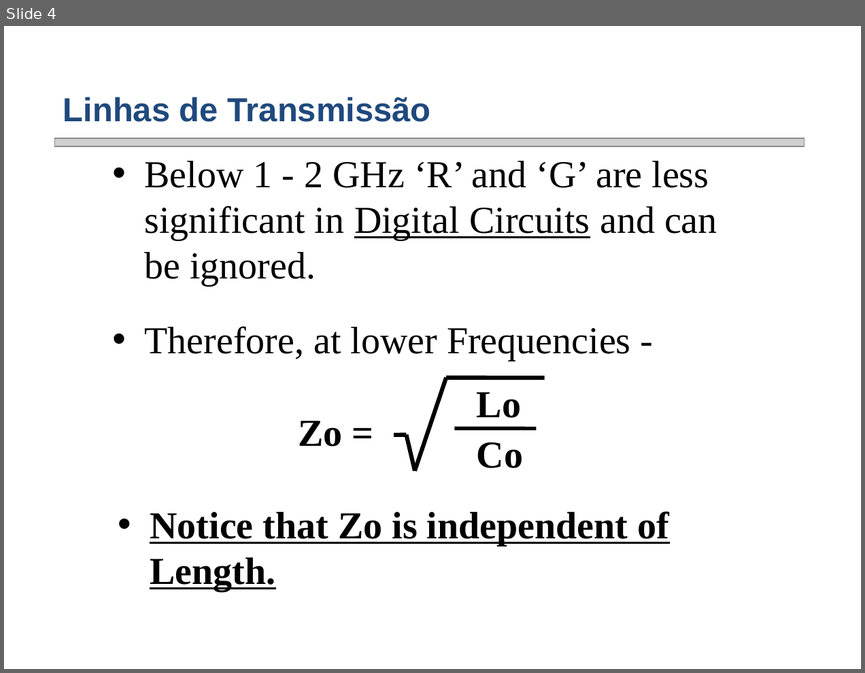
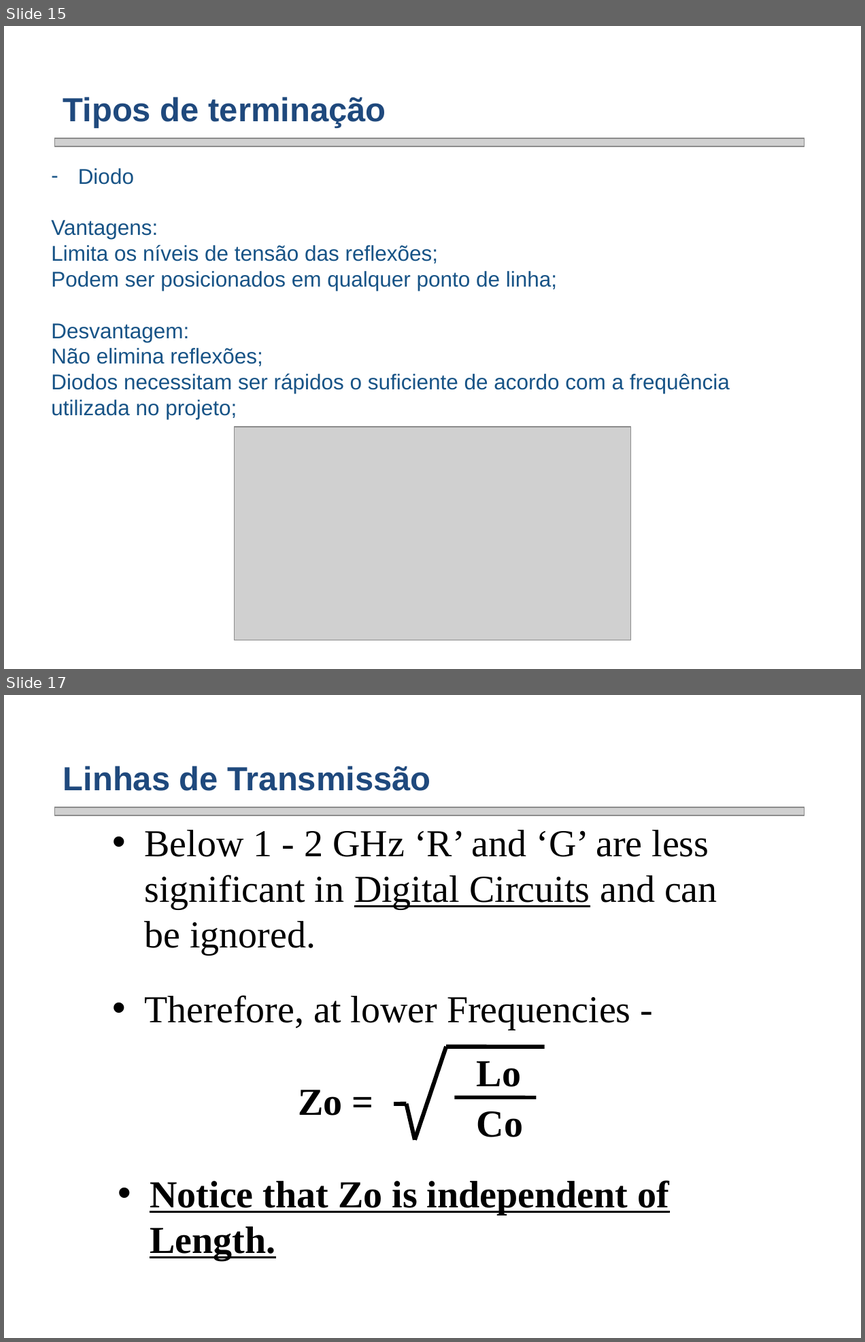
Before and after one commit to smarley2/PSE, a slide deck: Apresentação PSE/Transmission Lines PCB signal Integrity-draft.pptx. Shown one above the other, each under a label of ours: slide 4 before the commit, slides 15 and 17 after it; the slides between them are not shown. The pictures are 865x673 and 865x1342 pixels, drawn with LibreOffice and Linux fonts; fonts in the diff are those of the drawing; grey boxes stand for pictures; background and template pictures are left out. Boxes give left, top, right and bottom in pixels: in the first picture for what was removed or moved away, otherwise in the second. Text is boxed around its words. In the diff, an @@ line names an element or a change of style, - is before the commit and + after.

Commit message:
Atualizado apresentação. adicionado programa para simular a linha de transmissão.

```diff
--- a/Apresentação PSE/Transmission Lines PCB signal Integrity-draft.pptx
+++ b/Apresentação PSE/Transmission Lines PCB signal Integrity-draft.pptx
@@ slide 15 added at (4,26,861,669), background picture (left out) @@
@@ text added at (63,97,385,128), 28 pt, text #1F497D, bold @@
+Tipos de terminação
@@ picture added at (54,138,804,147) @@
@@ text added at (51,168,730,419), 18 pt, text #175386 @@
+  – Diodo
+  Vantagens:
+  Limita os níveis de tensão das reflexões;
+  Podem ser posicionados em qualquer ponto de linha;
+  Desvantagem:
+  Não elimina reflexões;
+  Diodos necessitam ser rápidos o suficiente de acordo com a frequência utilizada no projeto;
@@ picture added at (235,426,630,639) @@
@@ what was slide 4 is now slide 17 @@
```
Also in this commit, not shown: 13 other slides added, 1 slide removed, 1 other file.
